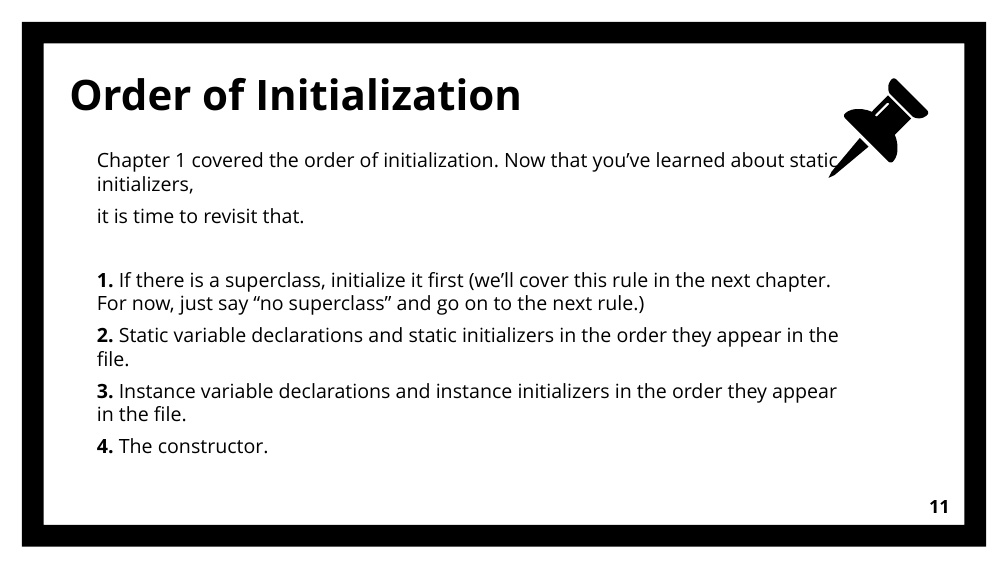
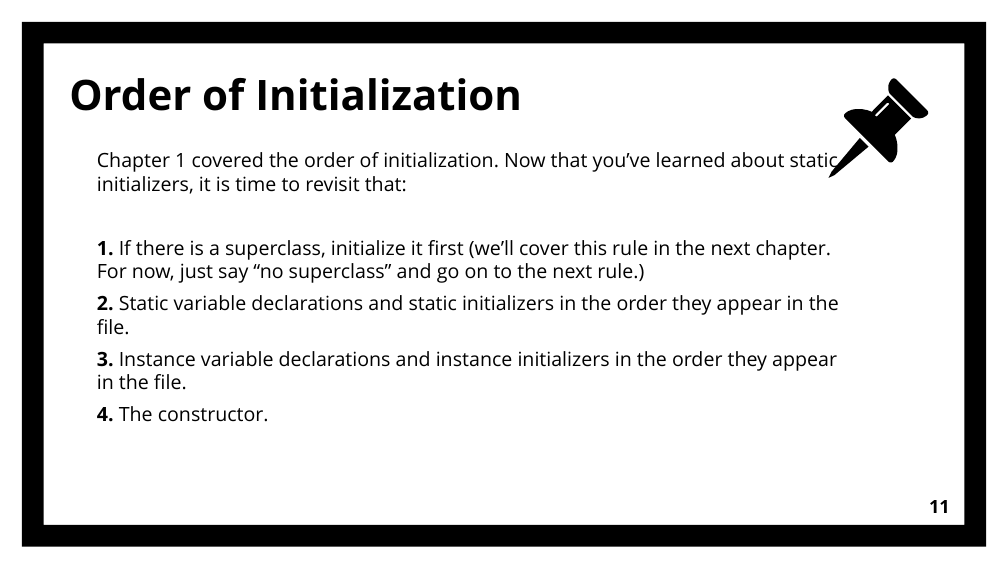
Before and after one commit to Grigory2000/OCATests, a slide deck: slide 11 of OCA Chapter 4 part 3.pptx. Drawn at 1008x567 pixels with LibreOffice and Linux fonts; fonts in the diff are those of the drawing. Boxes give left, top, right and bottom in pixels: in the first picture for what was removed or moved away, otherwise in the second. Text is boxed around its words. In the diff, an @@ line names an element or a change of style, - is before the commit and + after.

```diff
--- a/OCA Chapter 4 part 3.pptx
+++ b/OCA Chapter 4 part 3.pptx
@@ text at bbox=[97, 152, 838, 194]: text changed @@
-Chapter 1 covered the order of initialization. Now that you’ve learned about static initializers,
-it is time to revisit that.
+Chapter 1 covered the order of initialization. Now that you’ve learned about static initializers, it is time to revisit that:
```
Also in this commit, not shown: 6 other slides changed, 11 slides added, 31 other files.
